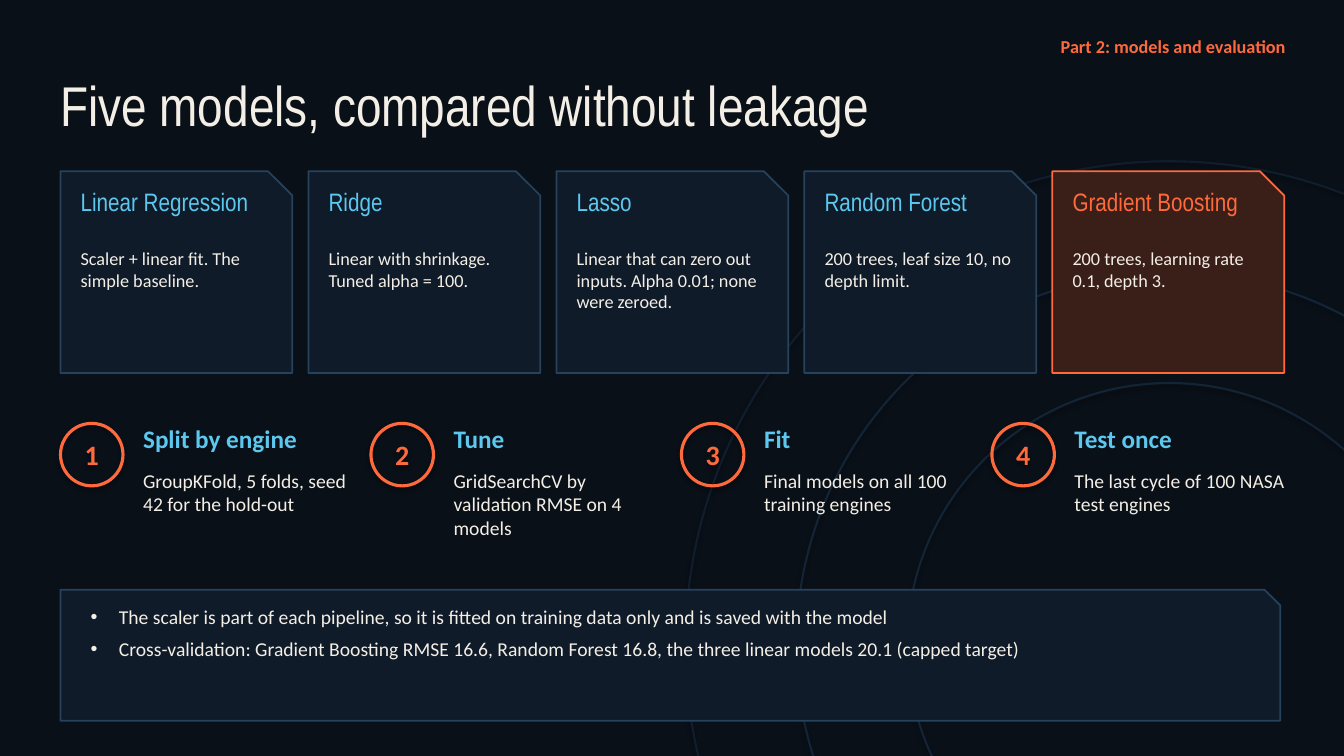
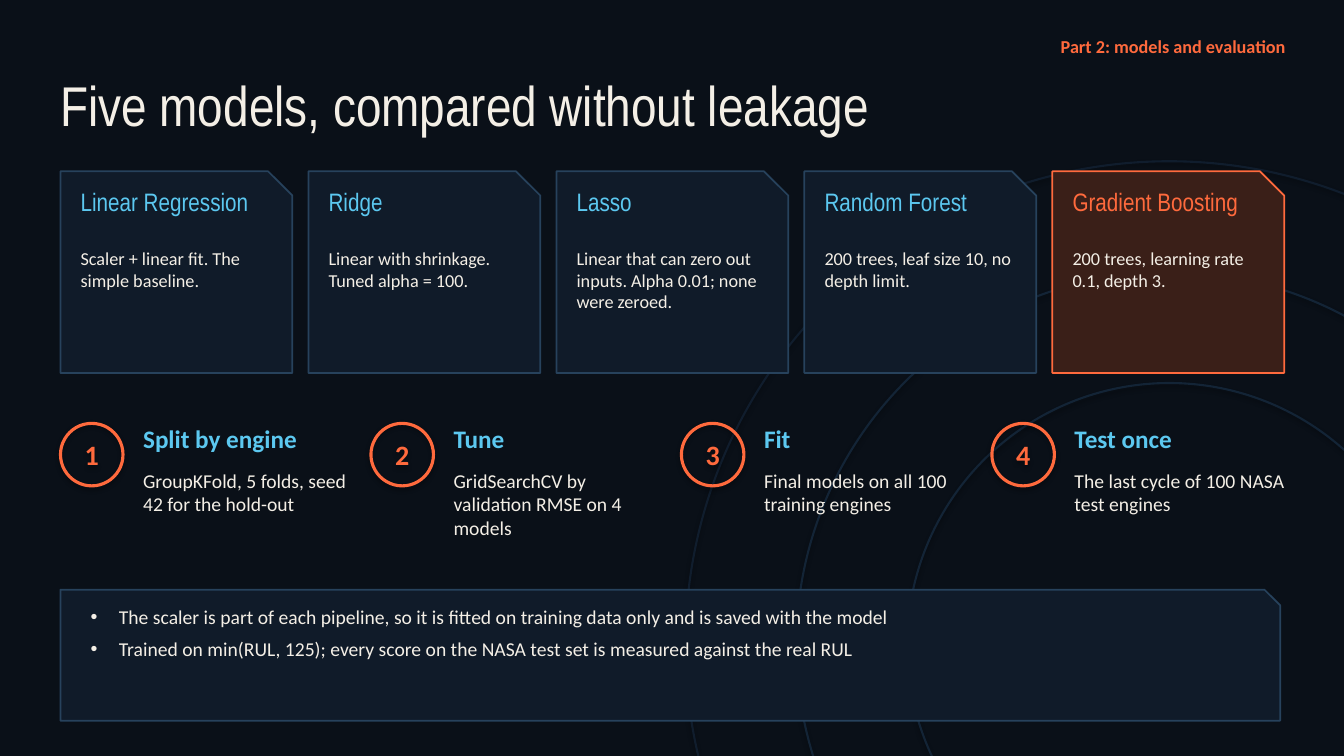
Before and after one commit to Shog7777/engine-rul-project, a slide deck: slide 15 of Presentation/Engine-RUL-Presentation.pptx (slide 6 before the commit). Drawn at 1344x756 pixels with LibreOffice and Linux fonts; fonts in the diff are those of the drawing. Boxes give left, top, right and bottom in pixels: in the first picture for what was removed or moved away, otherwise in the second. Text is boxed around its words. In the diff, an @@ line names an element or a change of style, - is before the commit and + after.

```diff
--- a/Presentation/Engine-RUL-Presentation.pptx
+++ b/Presentation/Engine-RUL-Presentation.pptx
@@ text at (x1=119, y1=642, x2=853, y2=660): text changed @@
-• Cross-validation: Gradient Boosting RMSE 16.6, Random Forest 16.8, the three linear models 20.1 (capped target)
+• Trained on min(RUL, 125); every score on the NASA test set is measured against the real RUL
```
Also in this commit, not shown: 4 other slides changed, 17 slides added, 2 slides removed, 1 other file.
